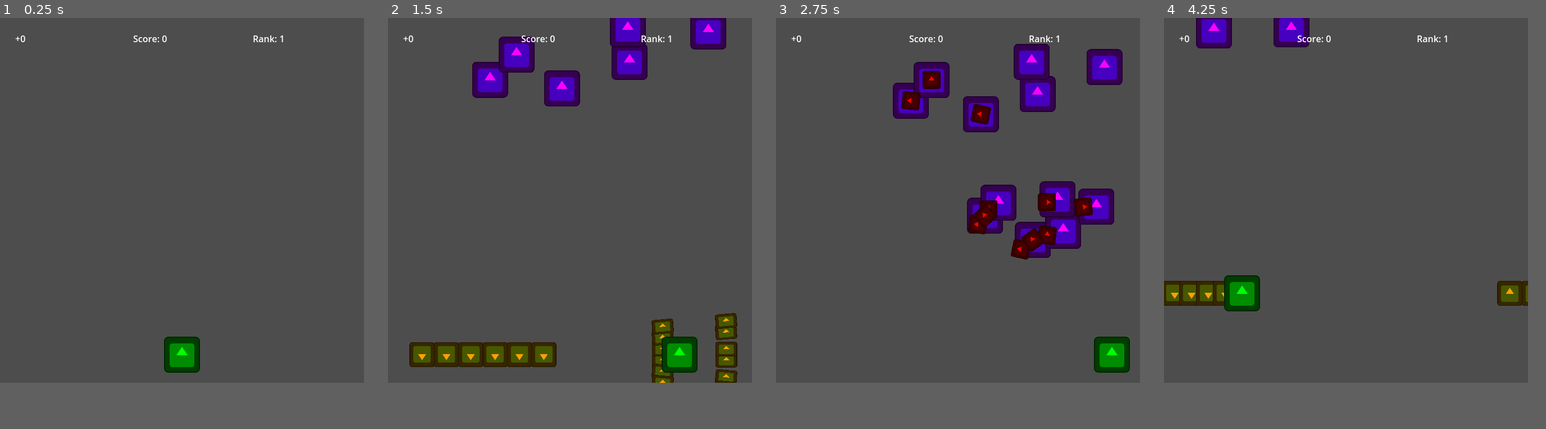
Above: before the commit, frames 1-4 (left to right).
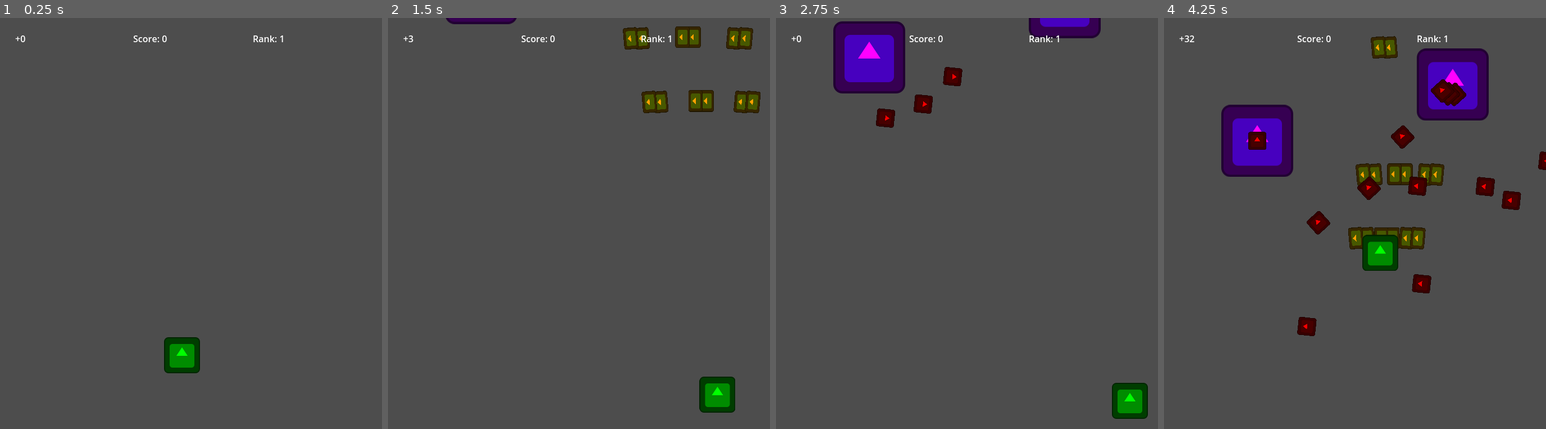
Above: after the commit, the same moments.

Repository: Zeroeth-0/Gatogun
Game: Godot game, scene res://scenes/levels/world.tscn
Same seed, same stepped clock (60 frames per second), same inputs: the game is played once before the commit and once after it. The engine's default icon, where the game draws it, is replaced by a stand-in: a white triangle on a blue panel in a dark square.
Inputs:
- Up to frame 1 (0.25 s): no input
- Up to frame 2 (1.5 s): tap Enter at 0.5 s; hold Right (RIGHT) 0.53-1.28 s; hold Z (A, bound only after the commit) 0.53-1.28 s; tap C (A, bound only before the commit) at 0.8, 1.35 s; hold Down (DOWN) from 1.28 s (still down)
- Up to frame 3 (2.75 s): tap X (B) at 1.55, 2.1 s; release Down (DOWN) at 2.03 s; hold Right (RIGHT) from 2.03 s (still down); tap S (X, bound only before the commit) at 2.3 s
- Up to frame 4 (4.25 s): release Right (RIGHT) at 2.78 s; hold Up (UP) 2.78-3.53 s; tap S (X, bound only before the commit) at 2.85 s; tap Z (A, bound only after the commit) at 3.05 s; hold Left (LEFT) from 3.53 s (still down); hold Z (A, bound only after the commit) from 3.53 s (still down); tap C (A, bound only before the commit) at 3.8 s
In our replay, the window is 648x648 before the commit and 680x730 after it. These sizes can differ from the game's own. Grey fills any space a smaller window leaves; there, only what the larger window draws over its background counts as a difference.

The runs differ from the first frame. In frame 1, less than 0.1% of the frame differs, in the area x 42-53%, y 77-87%; in frame 2, 12%; in frame 3, 15%, in the area x 15-98%, y 0-98%; in frame 4, 15%.

Commit message:
4 dir removed

Diff:
--- a/project.godot
+++ b/project.godot
@@ -25,7 +25,8 @@
 
 [display]
 
-window/size/viewport_width=648
+window/size/viewport_width=680
+window/size/viewport_height=730
 window/stretch/mode="canvas_items"
 window/vsync/vsync_mode=0
 
@@ -68,35 +69,29 @@
 , Object(InputEventJoypadMotion,"resource_local_to_scene":false,"resource_name":"","device":-1,"axis":0,"axis_value":1.0,"script":null)
 ]
 }
-A={
-"deadzone": 0.5,
-"events": [Object(InputEventJoypadButton,"resource_local_to_scene":false,"resource_name":"","device":-1,"button_index":1,"pressure":0.0,"pressed":false,"script":null)
-, Object(InputEventKey,"resource_local_to_scene":false,"resource_name":"","device":-1,"window_id":0,"alt_pressed":false,"shift_pressed":false,"ctrl_pressed":false,"meta_pressed":false,"pressed":false,"keycode":0,"physical_keycode":67,"key_label":0,"unicode":99,"echo":false,"script":null)
-]
-}
-B={
-"deadzone": 0.5,
-"events": [Object(InputEventJoypadButton,"resource_local_to_scene":false,"resource_name":"","device":-1,"button_index":0,"pressure":0.0,"pressed":false,"script":null)
-, Object(InputEventKey,"resource_local_to_scene":false,"resource_name":"","device":-1,"window_id":0,"alt_pressed":false,"shift_pressed":false,"ctrl_pressed":false,"meta_pressed":false,"pressed":false,"keycode":0,"physical_keycode":88,"key_label":0,"unicode":120,"echo":false,"script":null)
-]
-}
-Y={
-"deadzone": 0.5,
-"events": [Object(InputEventJoypadButton,"resource_local_to_scene":false,"resource_name":"","device":-1,"button_index":2,"pressure":0.0,"pressed":false,"script":null)
-, Object(InputEventKey,"resource_local_to_scene":false,"resource_name":"","device":-1,"window_id":0,"alt_pressed":false,"shift_pressed":false,"ctrl_pressed":false,"meta_pressed":false,"pressed":false,"keycode":0,"physical_keycode":90,"key_label":0,"unicode":122,"echo":false,"script":null)
-]
-}
-X={
-"deadzone": 0.5,
-"events": [Object(InputEventJoypadButton,"resource_local_to_scene":false,"resource_name":"","device":-1,"button_index":3,"pressure":0.0,"pressed":false,"script":null)
-, Object(InputEventKey,"resource_local_to_scene":false,"resource_name":"","device":-1,"window_id":0,"alt_pressed":false,"shift_pressed":false,"ctrl_pressed":false,"meta_pressed":false,"pressed":false,"keycode":0,"physical_keycode":83,"key_label":0,"unicode":115,"echo":false,"script":null)
-]
-}
 Start={
 "deadzone": 0.5,
 "events": [Object(InputEventKey,"resource_local_to_scene":false,"resource_name":"","device":0,"window_id":0,"alt_presse …(181 unchanged characters)…
 , Object(InputEventKey,"resource_local_to_scene":false,"resource_name":"","device":0,"window_id":0,"alt_pressed":false,"shift_pressed":false,"ctrl_pressed":false,"meta_pressed":false,"pressed":false,"keycode":0,"physical_keycode":4194305,"key_label":0,"unicode":0,"echo":false,"script":null)
 , Object(InputEventJoypadButton,"resource_local_to_scene":false,"resource_name":"","device":-1,"button_index":6,"pressure":0.0,"pressed":false,"script":null)
+]
+}
+A={
+"deadzone": 0.5,
+"events": [Object(InputEventKey,"resource_local_to_scene":false,"resource_name":"","device":-1,"window_id":0,"alt_pressed":false,"shift_pressed":false,"ctrl_pressed":false,"meta_pressed":false,"pressed":false,"keycode":0,"physical_keycode":90,"key_label":0,"unicode":122,"echo":false,"script":null)
+, Object(InputEventJoypadButton,"resource_local_to_scene":false,"resource_name":"","device":-1,"button_index":1,"pressure":0.0,"pressed":false,"script":null)
+]
+}
+B={
+"deadzone": 0.5,
+"events": [Object(InputEventKey,"resource_local_to_scene":false,"resource_name":"","device":-1,"window_id":0,"alt_pressed":false,"shift_pressed":false,"ctrl_pressed":false,"meta_pressed":false,"pressed":false,"keycode":0,"physical_keycode":88,"key_label":0,"unicode":120,"echo":false,"script":null)
+, Object(InputEventJoypadButton,"resource_local_to_scene":false,"resource_name":"","device":-1,"button_index":0,"pressure":0.0,"pressed":false,"script":null)
+]
+}
+C={
+"deadzone": 0.5,
+"events": [Object(InputEventKey,"resource_local_to_scene":false,"resource_name":"","device":-1,"window_id":0,"alt_pressed":false,"shift_pressed":false,"ctrl_pressed":false,"meta_pressed":false,"pressed":false,"keycode":0,"physical_keycode":67,"key_label":0,"unicode":99,"echo":false,"script":null)
+, Object(InputEventJoypadButton,"resource_local_to_scene":false,"resource_name":"","device":-1,"button_index":2,"pressure":0.0,"pressed":false,"script":null)
 ]
 }
 
--- a/scenes/bullets/player/focus_bullet.tscn
+++ b/scenes/bullets/player/focus_bullet.tscn
@@ -9,7 +9,7 @@
 z_index = 2
 script = ExtResource("1_sm283")
 speed = 1100.0
-damage = 2
+damage = 4
 lifeTime = 0.4
 
 [node name="Sprite2D" type="Sprite2D" parent="."]
--- a/scenes/bullets/player/heavy_bullet.tscn
+++ b/scenes/bullets/player/heavy_bullet.tscn
@@ -10,7 +10,7 @@
 scale = Vector2(1.1, 1.1)
 script = ExtResource("1_hdvn3")
 speed = 1100.0
-damage = 2
+damage = 4
 lifeTime = 0.4
 
 [node name="Sprite2D" type="Sprite2D" parent="."]
--- a/scenes/enemies/PA-Pr01.tscn
+++ b/scenes/enemies/PA-Pr01.tscn
@@ -17,7 +17,6 @@
 childDur = 2.0
 childSpeed = 200
 adultHood = 12
-adultDur = 0.5
 oldAge = 8
 oldSpeed = 250
 
--- a/scenes/levels/dead_bounds.tscn
+++ b/scenes/levels/dead_bounds.tscn
@@ -1,10 +1,11 @@
 [gd_scene load_steps=2 format=3 uid="uid://bw2g2t07ejkdq"]
 
 [sub_resource type="RectangleShape2D" id="RectangleShape2D_1erge"]
+size = Vector2(20.95, 19.4667)
 
 [node name="DeadBounds" type="Area2D" groups=["Free"]]
-position = Vector2(324, 324)
+position = Vector2(340, 365)
 
 [node name="CollisionShape2D" type="CollisionShape2D" parent="." groups=["Free"]]
-scale = Vector2(40, 40)
+scale = Vector2(40, 45)
 shape = SubResource("RectangleShape2D_1erge")
--- a/scenes/levels/ground.tscn
+++ b/scenes/levels/ground.tscn
@@ -6,7 +6,7 @@
 script = ExtResource("1_2i58f")
 
 [node name="North Lane" type="Node2D" parent="."]
-position = Vector2(324, -100)
+position = Vector2(340, -100)
 
 [node name="Zero" type="Marker2D" parent="North Lane"]
 position = Vector2(-261, 0)
@@ -29,7 +29,7 @@
 position = Vector2(261, 0)
 
 [node name="West Lane" type="Node2D" parent="."]
-position = Vector2(-100, 324)
+position = Vector2(-100, 250)
 rotation = 1.5708
 
 [node name="Zero" type="Marker2D" parent="West Lane"]
@@ -53,7 +53,7 @@
 position = Vector2(261, 0)
 
 [node name="East Lane" type="Node2D" parent="."]
-position = Vector2(748, 324)
+position = Vector2(780, 250)
 rotation = 1.5708
 
 [node name="Zero" type="Marker2D" parent="East Lane"]
@@ -77,7 +77,7 @@
 position = Vector2(261, 0)
 
 [node name="South Lane" type="Node2D" parent="."]
-position = Vector2(324, 748)
+position = Vector2(340, 830)
 
 [node name="Zero" type="Marker2D" parent="South Lane"]
 position = Vector2(-261, 0)
--- a/scenes/levels/playzone.tscn
+++ b/scenes/levels/playzone.tscn
@@ -1,9 +1,10 @@
 [gd_scene load_steps=2 format=3 uid="uid://cgts6rg8xrau"]
 
 [sub_resource type="RectangleShape2D" id="RectangleShape2D_1erge"]
+size = Vector2(20, 21.7333)
 
 [node name="Playzone" type="Area2D" groups=["Play"]]
-position = Vector2(324, 324)
+position = Vector2(340, 365)
 
 [node name="CollisionShape2D" type="CollisionShape2D" parent="." groups=["Play"]]
 scale = Vector2(30, 30)
--- a/scenes/levels/world.tscn
+++ b/scenes/levels/world.tscn
@@ -21,7 +21,7 @@
 enemy_scenes = Array[PackedScene]([ExtResource("6_kdx7s"), ExtResource("7_ewcwf"), ExtResource("6_ay5fw"), ExtResource("13_wto8c"), ExtResource("14_m2u0j")])
 
 [node name="North Lane" type="Node2D" parent="."]
-position = Vector2(324, -100)
+position = Vector2(340, -100)
 
 [node name="Zero" type="Marker2D" parent="North Lane"]
 position = Vector2(-261, 0)
@@ -44,7 +44,7 @@
 position = Vector2(261, 0)
 
 [node name="West Lane" type="Node2D" parent="."]
-position = Vector2(-100, 324)
+position = Vector2(-100, 250)
 rotation = 1.5708
 
 [node name="Zero" type="Marker2D" parent="West Lane"]
@@ -68,7 +68,7 @@
 position = Vector2(261, 0)
 
 [node name="East Lane" type="Node2D" parent="."]
-position = Vector2(748, 324)
+position = Vector2(780, 250)
 rotation = 1.5708
 
 [node name="Zero" type="Marker2D" parent="East Lane"]
@@ -92,7 +92,7 @@
 position = Vector2(261, 0)
 
 [node name="South Lane" type="Node2D" parent="."]
-position = Vector2(324, 748)
+position = Vector2(340, 830)
 
 [node name="Zero" type="Marker2D" parent="South Lane"]
 position = Vector2(-261, 0)
@@ -138,7 +138,9 @@
 
 [node name="FeverBar" parent="." instance=ExtResource("11_yb1ae")]
 z_index = 5
+offset_left = 65.0
 offset_top = 50.0
+offset_right = 615.0
 offset_bottom = 74.0
 fever_color = Color(0.921569, 0, 0, 1)
 
--- a/source/weapons/weaponManager.gd
+++ b/source/weapons/weaponManager.gd
@@ -19,8 +19,6 @@
 			canFire = false
 			break
 
-	if canFire: rotate_weapon()
-
 	if INPUT.fireHold: await fire_burst(INPUT.fireDir)
 
 
@@ -38,10 +36,3 @@
 
 	# Establecer la dirección enumerada de la bala
 	bullet_instance.set_dir(direction, 0)
-
-func rotate_weapon():
-	match INPUT.buttonActive:
-		INPUT.Buttons.A: rotation = deg_to_rad(90)
-		INPUT.Buttons.B: rotation = deg_to_rad(180)
-		INPUT.Buttons.Y: rotation = deg_to_rad(270)
-		INPUT.Buttons.X: rotation = deg_to_rad(0)
--- a/utils/InputManager.gd
+++ b/utils/InputManager.gd
@@ -6,23 +6,12 @@
 
 # Firing
 var fireHold: bool = false
-var buttonStates: Dictionary = {
-	"A": false,
-	"B": false,
-	"Y": false,
-	"X": false
-}
-enum Buttons { NONE, A, B, Y, X }
-var buttonActive: Buttons = Buttons.NONE
 var firing: bool = false
 var fireDir: Vector2 = Vector2.UP
 
 # Timer
 var holdTimer: float = 0.0
 var holdLimit: float = 0.3
-
-# List of pressed buttons in order
-var buttonOrder: Array = []
 
 func _process(delta):
 	d_pad()
@@ -35,36 +24,15 @@
 
 # Action Input and Button Checks
 func action_input(delta):
-	# Check button states
-	for button in buttonStates.keys():
-		buttonStates[button] = Input.is_action_pressed(button)
-
-		# Add to list if just pressed
-		if Input.is_action_just_pressed(button):
-			if button not in buttonOrder:
-				buttonOrder.append(button)
-
-		# Remove from list if just released
-		if Input.is_action_just_released(button):
-			if button in buttonOrder:
-				buttonOrder.erase(button)
-
-	# Update buttonActive to the last pressed button, or NONE if the list is empty
-	buttonActive = Buttons[buttonOrder[-1]] if buttonOrder.size() > 0 else Buttons.NONE
-
 	# Update fireDir based on buttonActive
-	match buttonActive:
-		Buttons.A: fireDir = Vector2.RIGHT
-		Buttons.B: fireDir = Vector2.DOWN
-		Buttons.Y: fireDir = Vector2.LEFT
-		Buttons.X: fireDir = Vector2.UP
+	if Input.is_action_just_pressed("C"): fireDir = Vector2.UP
 
 	# Firing logic
-	if buttonActive != Buttons.NONE:
+	if Input.is_action_pressed("C"):
 		holdTimer += delta
 		fireHold = holdTimer >= holdLimit
 	else:
 		holdTimer = 0.0
 		fireHold = false
 
-	firing = buttonActive != Buttons.NONE
+	firing = Input.is_action_just_pressed("C") or Input.is_action_pressed("A")
Not shown, changed: source/levels/test.txt
